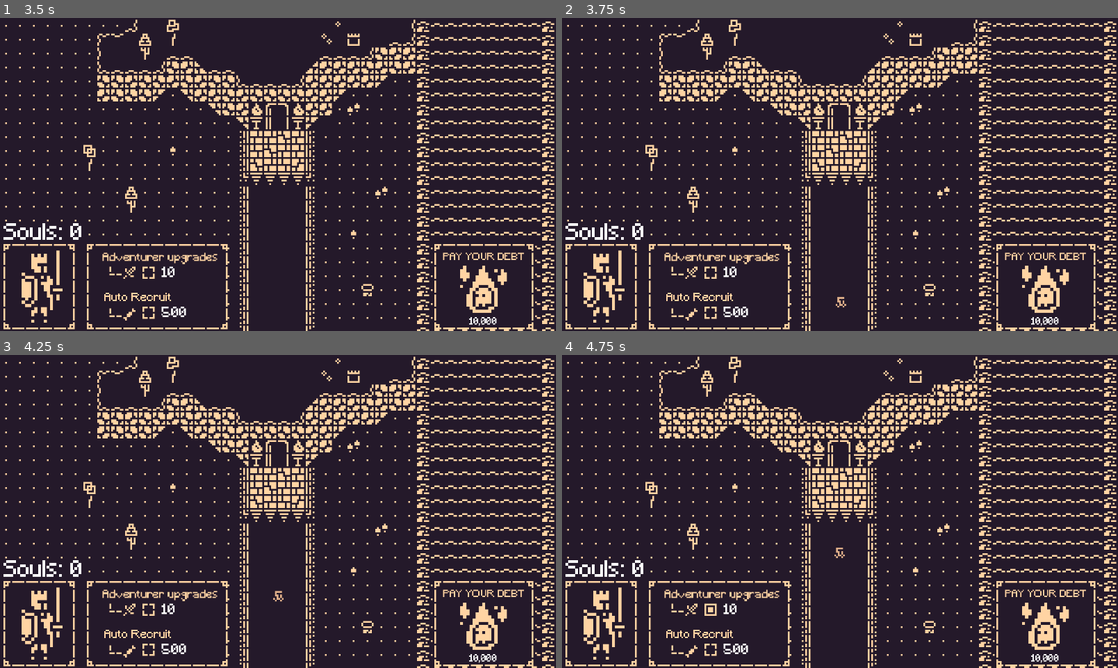
Above: before the commit, frames 1-4 (two rows, left to right).
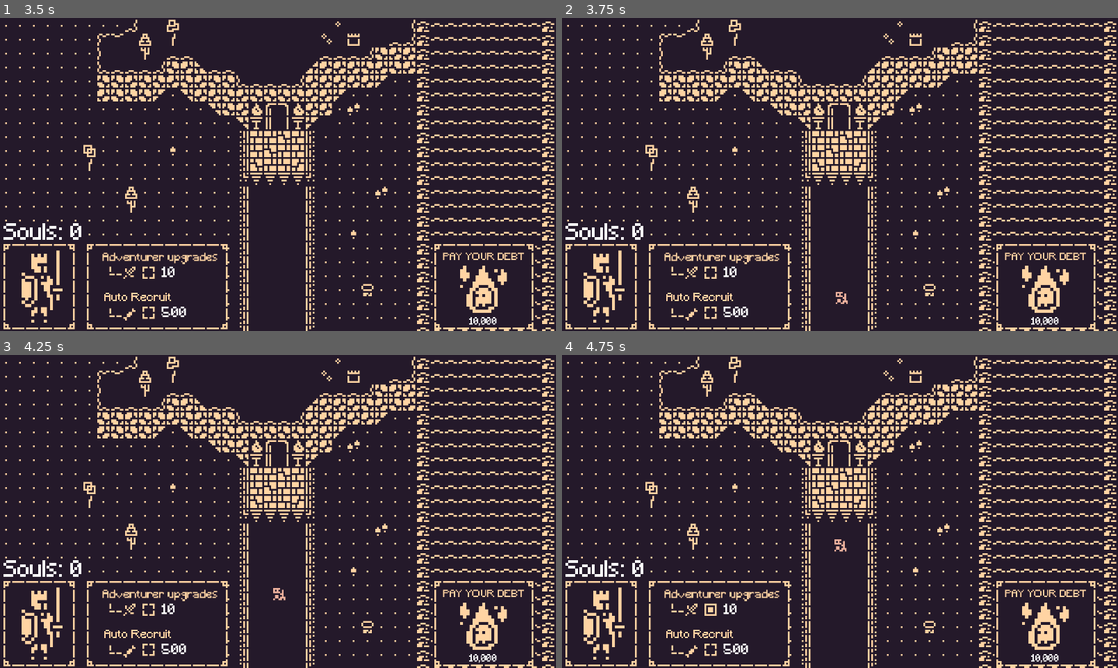
Above: after the commit, the same moments.

Repository: taylorlosch/Jamsepticeye_2025
Game: Godot game, scene res://scenes/main.tscn
The game is run twice, just before and just after one commit, with the same random seed, the same clock (stepped at 60 frames per second) and the same inputs.
Inputs (mouse positions are in pixels of both pictures, inside the frame that each line leads up to):
- Up to frame 1 (3.5 s): tap Enter (ui_accept) at 0.5, 0.77, 1.25, 1.52, 3.02 s
- Up to frame 2 (3.75 s): click (600, 287) at 3.5 s
- Up to frame 3 (4.25 s): no input
- Up to frame 4 (4.75 s): click "10" at 4.25 s

Frame 1 is identical in both runs. In frame 2, less than 0.1% of the frame differs, in the area x 49-52%, y 87-93%; in frame 3, less than 0.1%; in frame 4, less than 0.1%, in the area x 49-52%, y 58-65%.

Commit message:
added new adventure types

Diff:
--- a/adventurer-game/scenes/hero.tscn
+++ b/adventurer-game/scenes/hero.tscn
@@ -1,67 +1,7 @@
-[gd_scene load_steps=11 format=3 uid="uid://bqnrqyrucnmd1"]
+[gd_scene load_steps=4 format=3 uid="uid://bqnrqyrucnmd1"]
 
-[ext_resource type="Texture2D" uid="uid://b47o4hk2bj17t" path="res://scripts/minimal_8_base_v2_1-bit.png" id="1_3uyx6"]
 [ext_resource type="Script" uid="uid://b3rlbj1xq4gvq" path="res://scripts/hero.gd" id="1_yvbpl"]
-
-[sub_resource type="AtlasTexture" id="AtlasTexture_mv13s"]
-atlas = ExtResource("1_3uyx6")
-region = Rect2(16, 416, 8, 8)
-
-[sub_resource type="AtlasTexture" id="AtlasTexture_w7pyx"]
-atlas = ExtResource("1_3uyx6")
-region = Rect2(24, 416, 8, 8)
-
-[sub_resource type="AtlasTexture" id="AtlasTexture_y2sko"]
-atlas = ExtResource("1_3uyx6")
-region = Rect2(40, 384, 8, 8)
-
-[sub_resource type="AtlasTexture" id="AtlasTexture_mo806"]
-atlas = ExtResource("1_3uyx6")
-region = Rect2(48, 384, 8, 8)
-
-[sub_resource type="AtlasTexture" id="AtlasTexture_yvbpl"]
-atlas = ExtResource("1_3uyx6")
-region = Rect2(40, 400, 8, 8)
-
-[sub_resource type="AtlasTexture" id="AtlasTexture_06baw"]
-atlas = ExtResource("1_3uyx6")
-region = Rect2(48, 400, 8, 8)
-
-[sub_resource type="SpriteFrames" id="SpriteFrames_mv13s"]
-animations = [{
-"frames": [{
-"duration": 1.0,
-"texture": SubResource("AtlasTexture_mv13s")
-}, {
-"duration": 1.0,
-"texture": SubResource("AtlasTexture_w7pyx")
-}],
-"loop": true,
-"name": &"archer_frames",
-"speed": 5.0
-}, {
-"frames": [{
-"duration": 1.0,
-"texture": SubResource("AtlasTexture_y2sko")
-}, {
-"duration": 1.0,
-"texture": SubResource("AtlasTexture_mo806")
-}],
-"loop": true,
-"name": &"mage_frames",
-"speed": 5.0
-}, {
-"frames": [{
-"duration": 1.0,
-"texture": SubResource("AtlasTexture_yvbpl")
-}, {
-"duration": 1.0,
-"texture": SubResource("AtlasTexture_06baw")
-}],
-"loop": true,
-"name": &"warrior_frames",
-"speed": 5.0
-}]
+[ext_resource type="SpriteFrames" uid="uid://be48x06rxvc3b" path="res://sprites/hero_warrior.tres" id="2_yvbpl"]
 
 [sub_resource type="RectangleShape2D" id="RectangleShape2D_3uyx6"]
 size = Vector2(8, 8)
@@ -70,9 +10,8 @@
 script = ExtResource("1_yvbpl")
 
 [node name="AnimatedSprite2D" type="AnimatedSprite2D" parent="."]
-sprite_frames = SubResource("SpriteFrames_mv13s")
+sprite_frames = ExtResource("2_yvbpl")
 animation = &"warrior_frames"
-frame = 1
 
 [node name="CollisionShape2D" type="CollisionShape2D" parent="."]
 position = Vector2(-1, 0.5)
--- a/adventurer-game/scripts/hero.gd
+++ b/adventurer-game/scripts/hero.gd
@@ -1,4 +1,15 @@
 extends Area2D
+
+
+var hero_sprites = [
+	preload("res://sprites/hero_warrior.tres"),
+	preload("res://sprites/hero_thief.tres"),
+	preload("res://sprites/hero_monk.tres"),
+	preload("res://sprites/hero_mage.tres"),
+	preload("res://sprites/hero_broom.tres"),
+	preload("res://sprites/hero_archer.tres"),
+]
+
 
 var spirit_scene = preload("res://scenes/spirit.tscn")
 var target_position: Vector2 = Vector2.ZERO
@@ -10,11 +21,11 @@
 var bob_offset: float = 0.0
 
 func _ready() -> void:
+	$AnimatedSprite2D.sprite_frames = hero_sprites.pick_random()
 	bob_speed = randf_range(0.01, 0.02)
 	bob_amount = randf_range(1.5, 3.0)
 	bob_offset = randf_range(0.0, TAU)
 
-	# Optional: Random color tint
 	$AnimatedSprite2D.modulate = Color(
 		randf_range(0.8, 1.0),
 		randf_range(0.8, 1.0),
--- /dev/null
+++ b/adventurer-game/sprites/hero_archer.tres
@@ -0,0 +1,25 @@
+[gd_resource type="SpriteFrames" load_steps=4 format=3 uid="uid://d0wko2lagnwf"]
+
+[ext_resource type="Texture2D" uid="uid://b47o4hk2bj17t" path="res://scripts/minimal_8_base_v2_1-bit.png" id="1_bth3s"]
+
+[sub_resource type="AtlasTexture" id="AtlasTexture_wjihq"]
+atlas = ExtResource("1_bth3s")
+region = Rect2(16, 416, 8, 8)
+
+[sub_resource type="AtlasTexture" id="AtlasTexture_uhjpm"]
+atlas = ExtResource("1_bth3s")
+region = Rect2(24, 416, 8, 8)
+
+[resource]
+animations = [{
+"frames": [{
+"duration": 1.0,
+"texture": SubResource("AtlasTexture_wjihq")
+}, {
+"duration": 1.0,
+"texture": SubResource("AtlasTexture_uhjpm")
+}],
+"loop": true,
+"name": &"archer",
+"speed": 4.0
+}]
--- /dev/null
+++ b/adventurer-game/sprites/hero_broom.tres
@@ -0,0 +1,25 @@
+[gd_resource type="SpriteFrames" load_steps=4 format=3 uid="uid://dj33kedqbtqe8"]
+
+[ext_resource type="Texture2D" uid="uid://b47o4hk2bj17t" path="res://scripts/minimal_8_base_v2_1-bit.png" id="1_hheiw"]
+
+[sub_resource type="AtlasTexture" id="AtlasTexture_j0l2n"]
+atlas = ExtResource("1_hheiw")
+region = Rect2(40, 416, 8, 8)
+
+[sub_resource type="AtlasTexture" id="AtlasTexture_k0qht"]
+atlas = ExtResource("1_hheiw")
+region = Rect2(48, 416, 8, 8)
+
+[resource]
+animations = [{
+"frames": [{
+"duration": 1.0,
+"texture": SubResource("AtlasTexture_j0l2n")
+}, {
+"duration": 1.0,
+"texture": SubResource("AtlasTexture_k0qht")
+}],
+"loop": true,
+"name": &"broom",
+"speed": 4.0
+}]
--- /dev/null
+++ b/adventurer-game/sprites/hero_mage.tres
@@ -0,0 +1,25 @@
+[gd_resource type="SpriteFrames" load_steps=4 format=3 uid="uid://cwcvgh3fwduxi"]
+
+[ext_resource type="Texture2D" uid="uid://b47o4hk2bj17t" path="res://scripts/minimal_8_base_v2_1-bit.png" id="1_ji86u"]
+
+[sub_resource type="AtlasTexture" id="AtlasTexture_tcsdu"]
+atlas = ExtResource("1_ji86u")
+region = Rect2(40, 384, 8, 8)
+
+[sub_resource type="AtlasTexture" id="AtlasTexture_pxcqq"]
+atlas = ExtResource("1_ji86u")
+region = Rect2(48, 384, 8, 8)
+
+[resource]
+animations = [{
+"frames": [{
+"duration": 1.0,
+"texture": SubResource("AtlasTexture_tcsdu")
+}, {
+"duration": 1.0,
+"texture": SubResource("AtlasTexture_pxcqq")
+}],
+"loop": true,
+"name": &"mage",
+"speed": 3.0
+}]
--- /dev/null
+++ b/adventurer-game/sprites/hero_monk.tres
@@ -0,0 +1,25 @@
+[gd_resource type="SpriteFrames" load_steps=4 format=3 uid="uid://0ckfmg4ph4rm"]
+
+[ext_resource type="Texture2D" uid="uid://b47o4hk2bj17t" path="res://scripts/minimal_8_base_v2_1-bit.png" id="1_lnubx"]
+
+[sub_resource type="AtlasTexture" id="AtlasTexture_ngxjv"]
+atlas = ExtResource("1_lnubx")
+region = Rect2(64, 384, 8, 8)
+
+[sub_resource type="AtlasTexture" id="AtlasTexture_flom5"]
+atlas = ExtResource("1_lnubx")
+region = Rect2(72, 384, 8, 8)
+
+[resource]
+animations = [{
+"frames": [{
+"duration": 1.0,
+"texture": SubResource("AtlasTexture_ngxjv")
+}, {
+"duration": 1.0,
+"texture": SubResource("AtlasTexture_flom5")
+}],
+"loop": true,
+"name": &"monk",
+"speed": 4.0
+}]
--- /dev/null
+++ b/adventurer-game/sprites/hero_thief.tres
@@ -0,0 +1,25 @@
+[gd_resource type="SpriteFrames" load_steps=4 format=3 uid="uid://c3xjlfwhpby5b"]
+
+[ext_resource type="Texture2D" uid="uid://b47o4hk2bj17t" path="res://scripts/minimal_8_base_v2_1-bit.png" id="1_nveqx"]
+
+[sub_resource type="AtlasTexture" id="AtlasTexture_e4fhv"]
+atlas = ExtResource("1_nveqx")
+region = Rect2(88, 368, 8, 8)
+
+[sub_resource type="AtlasTexture" id="AtlasTexture_1m32r"]
+atlas = ExtResource("1_nveqx")
+region = Rect2(96, 368, 8, 8)
+
+[resource]
+animations = [{
+"frames": [{
+"duration": 1.0,
+"texture": SubResource("AtlasTexture_e4fhv")
+}, {
+"duration": 1.0,
+"texture": SubResource("AtlasTexture_1m32r")
+}],
+"loop": true,
+"name": &"thief",
+"speed": 4.0
+}]
--- /dev/null
+++ b/adventurer-game/sprites/hero_warrior.tres
@@ -0,0 +1,25 @@
+[gd_resource type="SpriteFrames" load_steps=4 format=3 uid="uid://be48x06rxvc3b"]
+
+[ext_resource type="Texture2D" uid="uid://b47o4hk2bj17t" path="res://scripts/minimal_8_base_v2_1-bit.png" id="1_jknr6"]
+
+[sub_resource type="AtlasTexture" id="AtlasTexture_yvbpl"]
+atlas = ExtResource("1_jknr6")
+region = Rect2(40, 400, 8, 8)
+
+[sub_resource type="AtlasTexture" id="AtlasTexture_06baw"]
+atlas = ExtResource("1_jknr6")
+region = Rect2(48, 400, 8, 8)
+
+[resource]
+animations = [{
+"frames": [{
+"duration": 1.0,
+"texture": SubResource("AtlasTexture_yvbpl")
+}, {
+"duration": 1.0,
+"texture": SubResource("AtlasTexture_06baw")
+}],
+"loop": true,
+"name": &"warrior_frames",
+"speed": 5.0
+}]
